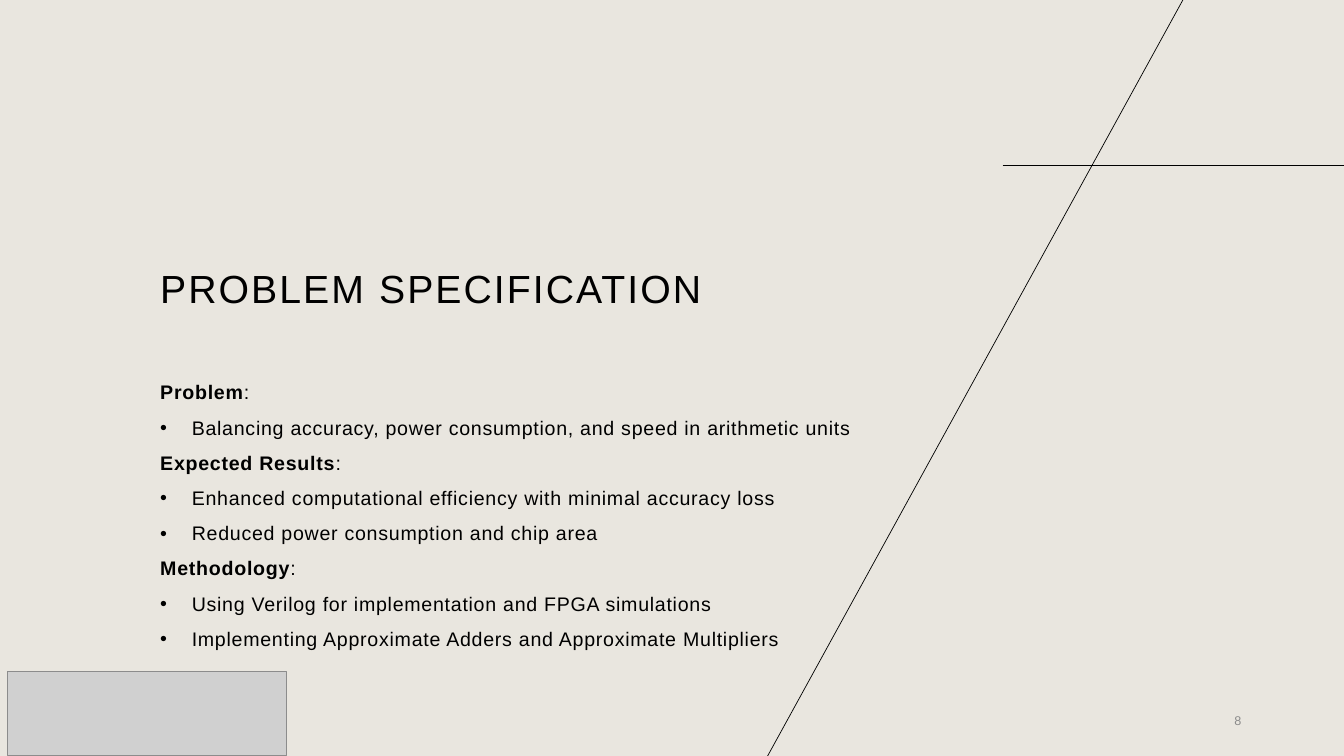
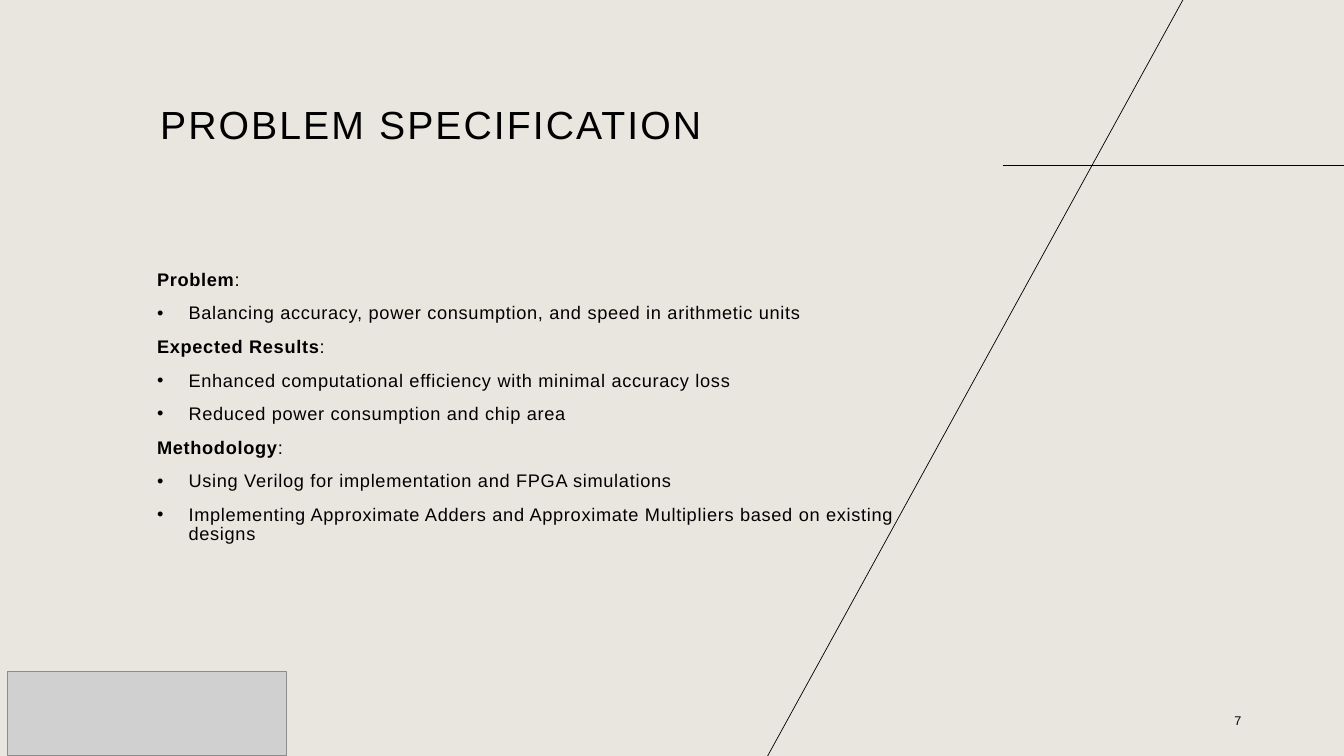
Before and after one commit to AmaanMujawar/EEE381_IIP-Hardware-Accelerator-for-RISCV-Processor, a slide deck: slide 7 of Documents/Public Engagement/PublicEngagementActivity.pptx (slide 8 before the commit). Drawn at 1344x756 pixels with LibreOffice and Linux fonts; fonts in the diff are those of the drawing; grey boxes stand for pictures. Boxes give left, top, right and bottom in pixels: in the first picture for what was removed or moved away, otherwise in the second. Text is boxed around its words. In the diff, an @@ line names an element or a change of style, - is before the commit and + after.

```diff
--- a/Documents/Public Engagement/PublicEngagementActivity.pptx
+++ b/Documents/Public Engagement/PublicEngagementActivity.pptx
@@ title "PROBLEM SPECIFICATION": place and size @@
-title "PROBLEM SPECIFICATION" at (160, 275, 701, 304)
+title "PROBLEM SPECIFICATION" at (160, 111, 701, 140)
@@ text "Problem:": place and size @@
-text "Problem:" at (160, 384, 850, 650)
+text "Problem:" at (157, 272, 892, 544)
@@ text at (157, 272, 800, 491): size 14 to 12.9 pt in "Problem:", "Balancing accuracy, power consumption, and speed in ...", "Expected Results:", "Enhanced computational efficiency with minimal accuracy loss" and 3 more places @@
@@ text at (189, 507, 892, 544): text changed; size 14 to 12.9 pt @@
-• Implementing Approximate Adders and Approximate Multipliers
+• Implementing Approximate Adders and Approximate Multipliers based on existing designs
@@ page number at (1234, 716, 1241, 725): text changed; text colour #8C8C8C to #000000 @@
-8
+7
```
Also in this commit, not shown: 8 other slides changed, 2 slides added, 3 slides removed.
